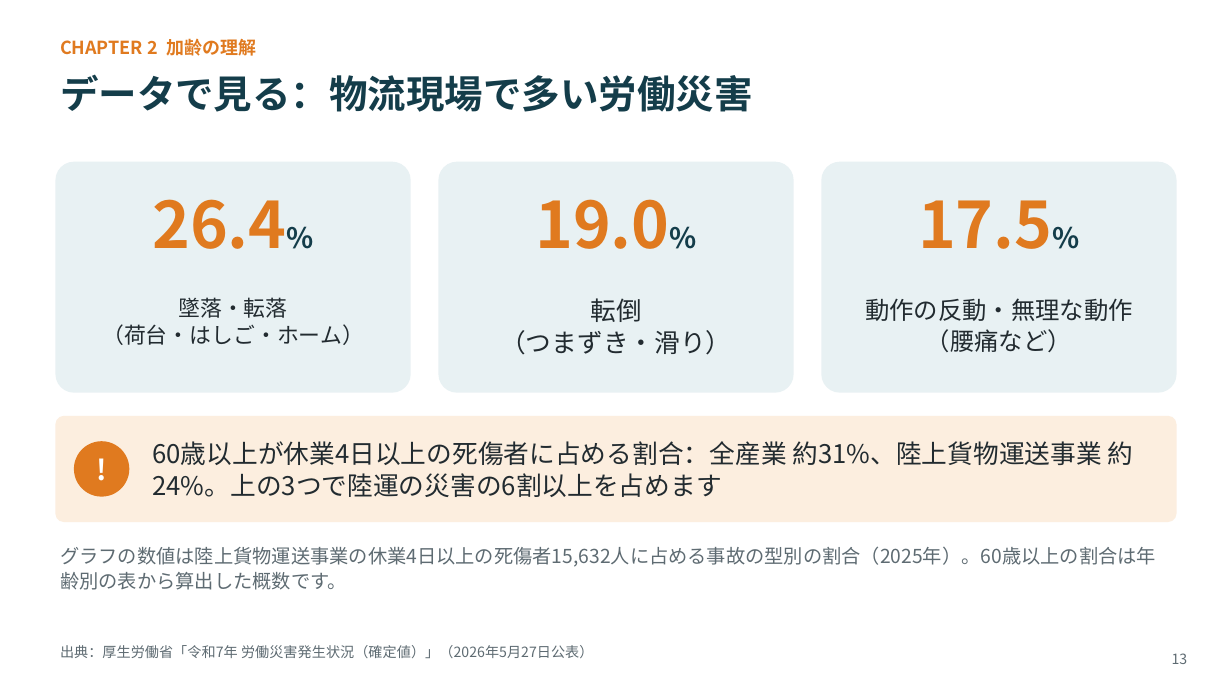
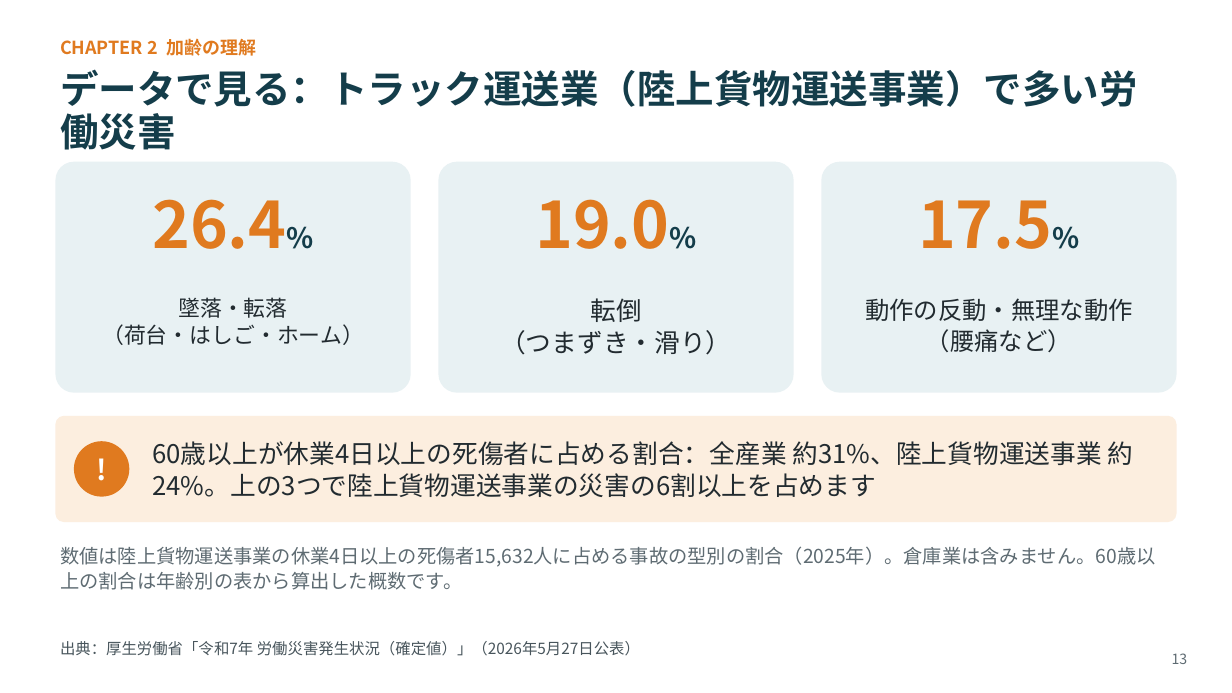
Before and after one commit to lastradezanpano/Udemy, a slide deck: slide 13 of 高齢者雇用研修/物流現場の高齢者雇用_研修スライド_v1.0.pptx. Drawn at 1232x693 pixels with LibreOffice and Linux fonts; fonts in the diff are those of the drawing. Boxes give left, top, right and bottom in pixels: in the first picture for what was removed or moved away, otherwise in the second. Text is boxed around its words. In the diff, an @@ line names an element or a change of style, - is before the commit and + after.

```diff
--- a/高齢者雇用研修/物流現場の高齢者雇用_研修スライド_v1.0.pptx
+++ b/高齢者雇用研修/物流現場の高齢者雇用_研修スライド_v1.0.pptx
@@ text at [60,69,1138,150]: text changed @@
-データで見る：物流現場で多い労働災害
+データで見る：トラック運送業（陸上貨物運送事業）で多い労働災害
@@ text at [152,441,1134,497]: text changed @@
-60歳以上が休業4日以上の死傷者に占める割合：全産業 約31%、陸上貨物運送事業 約24%。上の3つで陸運の災害の6割以上を占めます
+60歳以上が休業4日以上の死傷者に占める割合：全産業 約31%、陸上貨物運送事業 約24%。上の3つで陸上貨物運送事業の災害の6割以上を占めます
@@ text at [60,546,1155,590]: text changed @@
-グラフの数値は陸上貨物運送事業の休業4日以上の死傷者15,632人に占める事故の型別の割合（2025年）。60歳以上の割合は年齢別の表から算出した概数です。
+数値は陸上貨物運送事業の休業4日以上の死傷者15,632人に占める事故の型別の割合（2025年）。倉庫業は含みません。60歳以上の割合は年齢別の表から算出した概数です。
@@ text "出典：厚生労働省「令和7年 労働災害発生状況（確定値）」（2026年5月27日公表）" at [60,641,640,656]: size 11 to 12 pt, text colour #5E6B72 to #48555C; line spacing 14pt to 15pt @@
```
Also in this commit, not shown: 37 other slides changed, 3 other files.
